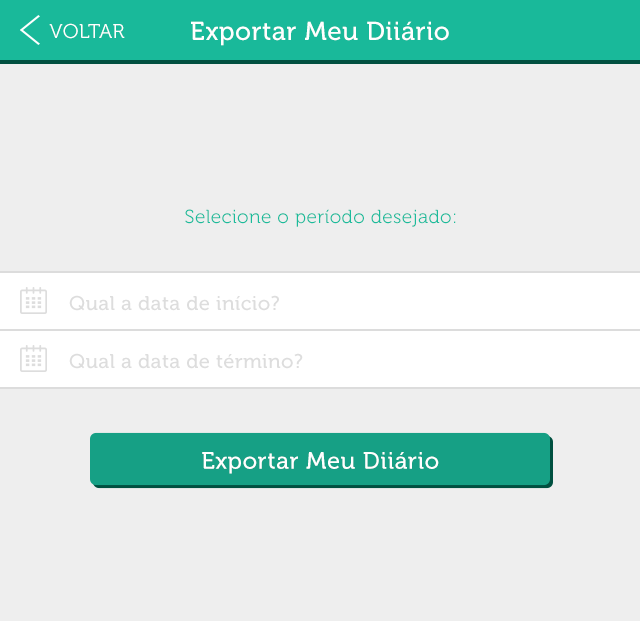
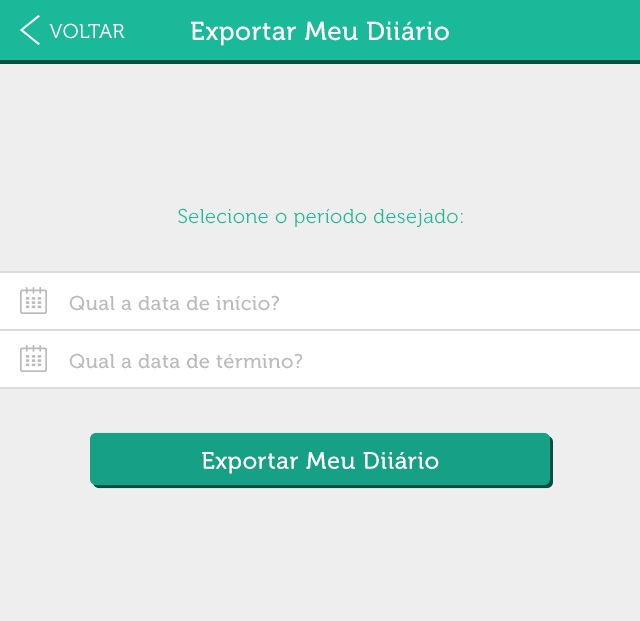
Layered file, before and after one edit (640 x 621). Changes by layer:
painted on "Qual a data de término?" over [69, 353, 303, 369]
painted on "Qual a data de início?" over [69, 295, 279, 311]
painted on "Selecione o período desejado:" over [178, 208, 463, 227]
